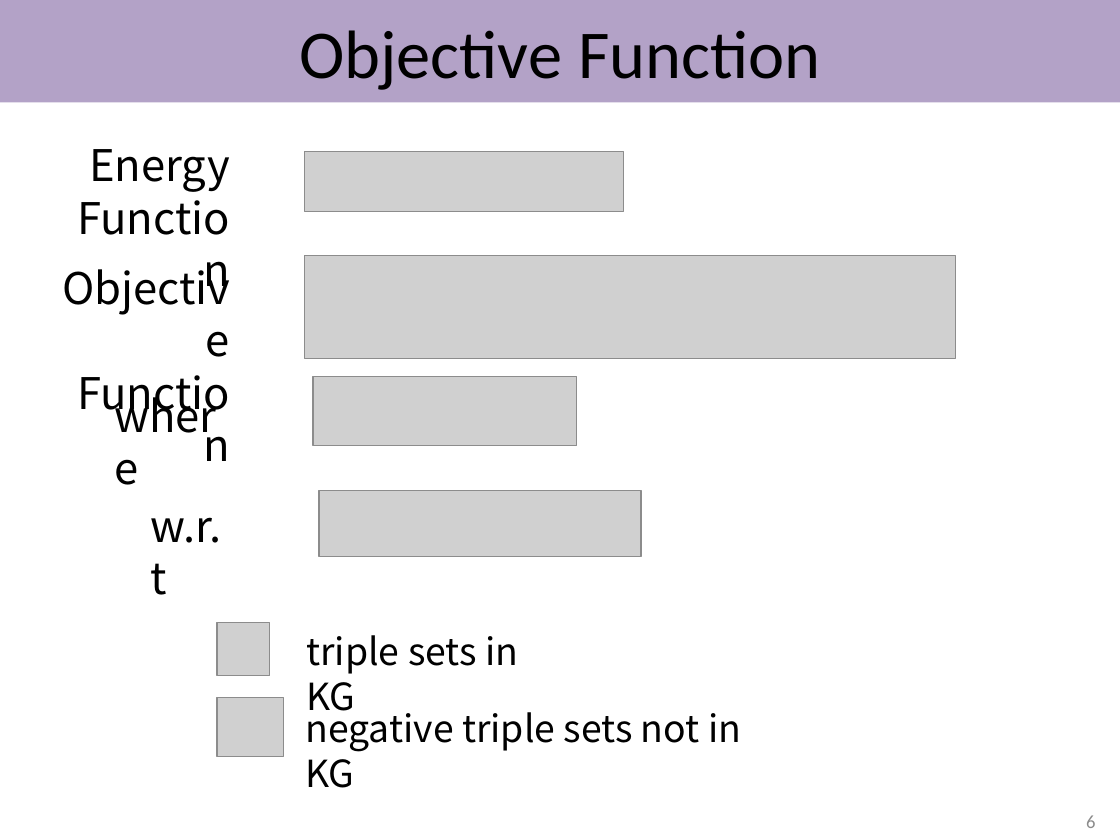
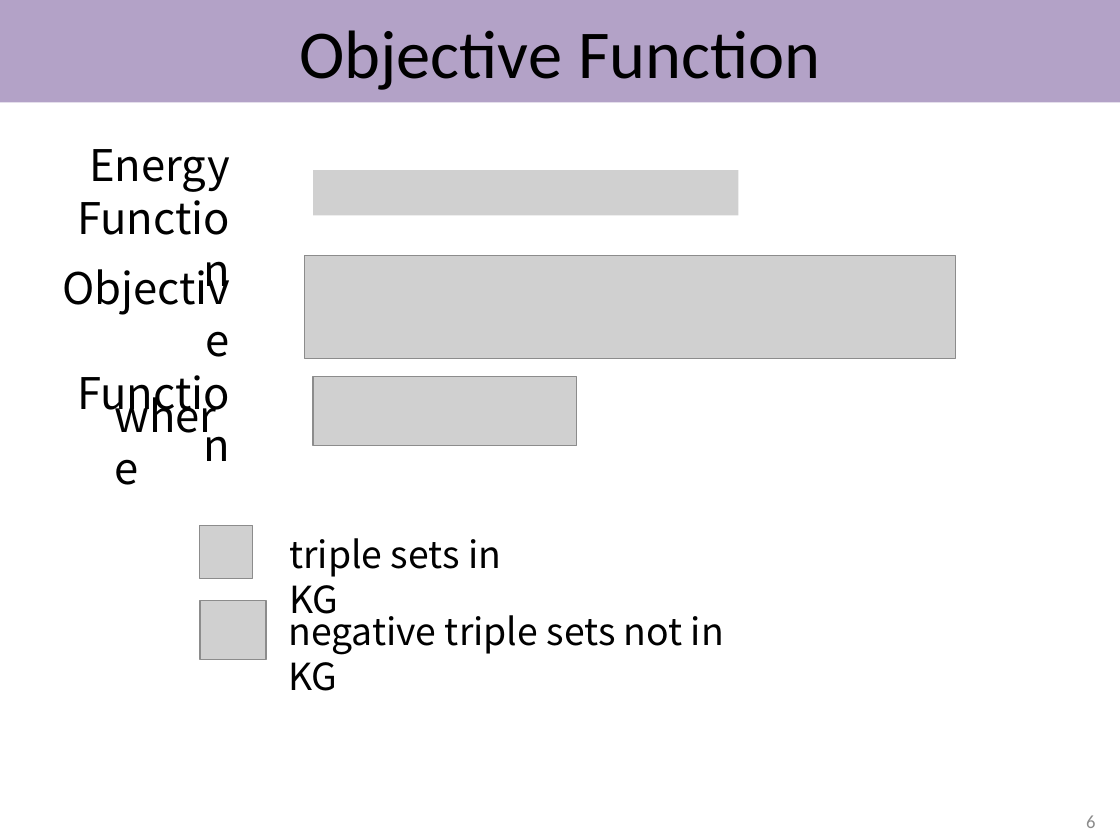
Before and after one commit to desmondyeoh/thu-dlss-lab6, a slide deck: slide 6 of summer school project.pptx. Drawn at 1120x840 pixels with LibreOffice and Linux fonts; fonts in the diff are those of the drawing; grey boxes stand for pictures. Boxes give left, top, right and bottom in pixels: in the first picture for what was removed or moved away, otherwise in the second. Text is boxed around its words. In the diff, an @@ line names an element or a change of style, - is before the commit and + after.

```diff
--- a/summer school project.pptx
+++ b/summer school project.pptx
@@ picture removed at [305, 151, 624, 211] @@
@@ picture added at [314, 170, 739, 215] @@
@@ picture removed at [319, 491, 641, 557] @@
@@ text removed at [150, 517, 221, 595] @@
-w.r.t
@@ picture added at [200, 525, 253, 578] @@
@@ text "triple sets in KG": place and size @@
-text "triple sets in KG" at [306, 635, 518, 711]
+text "triple sets in KG" at [289, 538, 501, 614]
@@ picture added at [200, 600, 267, 659] @@
@@ picture removed at [217, 623, 270, 675] @@
@@ text "negative triple sets not in ...": place and size @@
-text "negative triple sets not in ..." at [305, 704, 741, 788]
+text "negative triple sets not in ..." at [288, 607, 724, 691]
@@ picture removed at [217, 698, 283, 756] @@
```
Also in this commit, not shown: 1 other slide changed.
